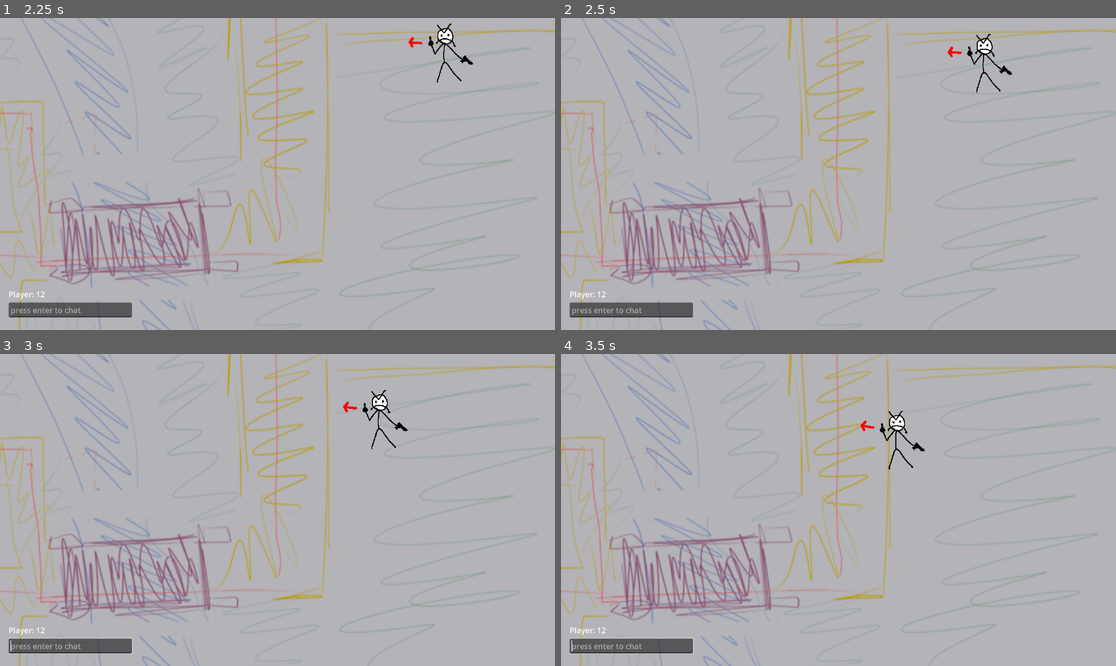
Above: before the commit, frames 1-4 (two rows, left to right).
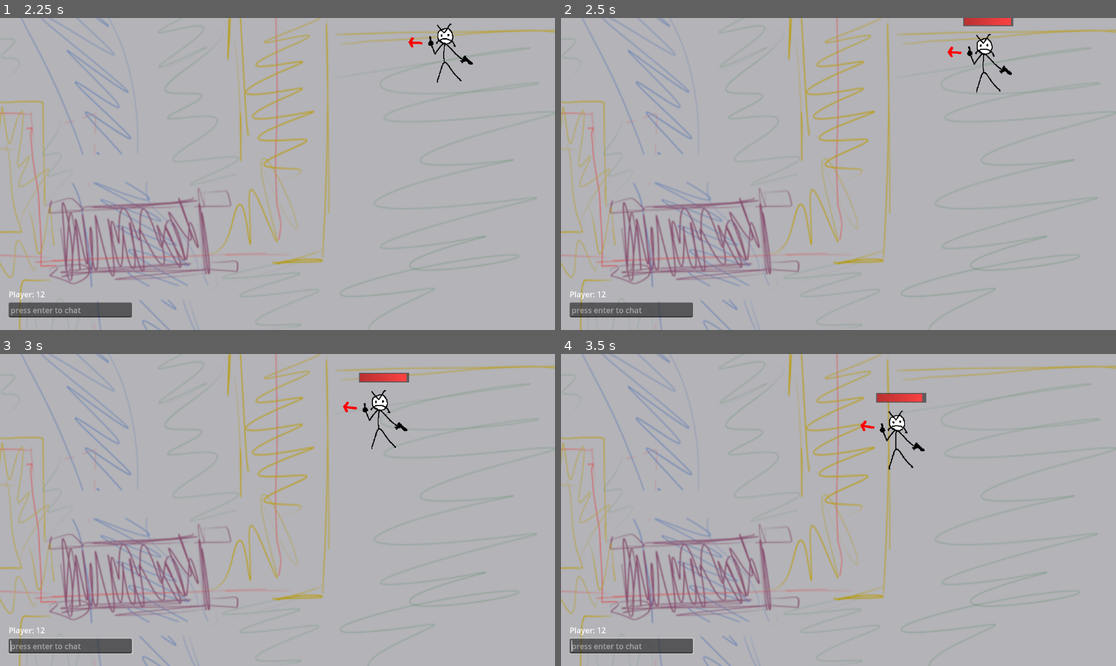
Above: after the commit, the same moments.

Repository: ndvrxd/cultism
Game: Godot game, scene res://scenes/world.tscn
Same seed, same stepped clock (60 frames per second), same inputs: the game is played once before the commit and once after it. This scene is started directly instead of the project's main scene.
Inputs (mouse positions are in pixels of both pictures, inside the frame that each line leads up to):
- Up to frame 1 (2.25 s): click (72, 311) at 0.52 s; type "12" at 0.6 s; tap Enter (Chat) at 1.25 s; move the mouse to (399, 158) at 1.27 s; hold D (right) 1.28-2.03 s; hold Down (CameraTiltDown) 1.28-2.03 s; move the mouse to (166, 189) at 2.02 s; hold S (down) from 2.03 s (still down); tap Up (CameraTiltUp) at 2.1 s
- Up to frame 2 (2.5 s): keep holding S (down)
- Up to frame 3 (3 s): move the mouse to (333, 441) at 2.77 s; release S (down) at 2.78 s; hold D (right) from 2.78 s (still down); tap Enter (Chat) at 2.85 s
- Up to frame 4 (3.5 s): keep holding D (right)

Frame 1 is identical in both runs. In frame 2, 0.2% of the frame differs, in the area x 72-82%, y 0-3%; in frame 3, 0.3%; in frame 4, 0.3%, in the area x 56-66%, y 12-16%.

Commit message:
damage & health bar
Enemies currently take damage every second for testing

Diff:
--- a/cult-game-version-0.1/NetManager.gd
+++ b/cult-game-version-0.1/NetManager.gd
@@ -95,6 +95,7 @@
 				# this only nametags an entity & considers it a player if the
 				# node name is the same as the entity name.
 				# i really need to do some cleanup around here
+			e.changeHealth.rpc_id(id, e.health, 0) # sync enemy health when player joins
 
 @rpc("any_peer", "call_local", "reliable")
 func spawnEntityRpc(scnPath:String, pos:Vector2 = Vector2.ZERO, ctlPath:String="", eName:String="", isPlayer=false):
@@ -125,7 +126,7 @@
 	await get_tree().create_timer(0.1).timeout
 	var nametag = preload("res://objects/nameTag.tscn").instantiate();
 	ebody.add_child(nametag)
-	nametag.get_child(0).position.y = (ebody.shoulderPoint.position.y - ebody.position.y) * 2
+	nametag.get_child(0).position.y = (ebody.shoulderPoint.global_position.y - ebody.global_position.y) * 2.3
 	nametag.get_child(0).text = ebody.entityName
 
 # When the server decides to start the game from a UI scene,
--- a/cult-game-version-0.1/objects/enemy.tscn
+++ b/cult-game-version-0.1/objects/enemy.tscn
@@ -20,6 +20,7 @@
 team = 2
 objPath = "res://objects/enemy.tscn"
 controllerPath = "res://objects/controllers/basic_enemy_ai.tscn"
+healthBarColor = Color(1, 0.26, 0.26, 1)
 
 [node name="shoulder" type="Node2D" parent="."]
 position = Vector2(-10, -79)
--- a/cult-game-version-0.1/objects/healthBar.tscn
+++ b/cult-game-version-0.1/objects/healthBar.tscn
@@ -11,9 +11,9 @@
 width = 100
 height = 16
 
-[node name="HealthBar" type="Node2D"]
+[node name="HealthBar" type="Node2D" groups=["upright_sprite"]]
 
-[node name="ProgressBar" type="TextureProgressBar" parent="."]
+[node name="healthbar" type="TextureProgressBar" parent="."]
 anchors_preset = 8
 anchor_left = 0.5
 anchor_top = 0.5
@@ -25,6 +25,7 @@
 offset_bottom = 10.0
 grow_horizontal = 2
 grow_vertical = 2
+pivot_offset = Vector2(52, 10)
 value = 100.0
 texture_under = SubResource("PlaceholderTexture2D_tiu1p")
 texture_progress = SubResource("GradientTexture2D_fnil8")
--- a/cult-game-version-0.1/objects/player.tscn
+++ b/cult-game-version-0.1/objects/player.tscn
@@ -15,6 +15,7 @@
 script = ExtResource("1_5qw1a")
 team = 1
 objPath = "res://objects/player.tscn"
+healthBarColor = Color(0.16, 1, 0.3, 1)
 
 [node name="CollisionShape2D" type="CollisionShape2D" parent="."]
 position = Vector2(-0.5, -49.435)
--- a/cult-game-version-0.1/objects/test_effigy.tscn
+++ b/cult-game-version-0.1/objects/test_effigy.tscn
@@ -49,6 +49,10 @@
 script = ExtResource("1_bfdly")
 team = 1
 objPath = "res://objects/test_effigy.tscn"
+healthBarColor = Color(0.8245, 0.19, 1, 1)
+
+[node name="shoulder" type="Node2D" parent="."]
+position = Vector2(0, -142)
 
 [node name="Node2D" type="Node2D" parent="." groups=["upright_sprite"]]
 y_sort_enabled = true
--- a/cult-game-version-0.1/scripts/enemy.gd
+++ b/cult-game-version-0.1/scripts/enemy.gd
@@ -1,6 +1,16 @@
 extends Entity
+
+var takeDamageIn = 1
 
 #any special functionality for the enemy can be overridden here
 func _ready():
 	super._ready();
 	stat_speed = Stat.fromBase(200);
+
+func _physics_process(delta:float):
+	super._physics_process(delta)
+	if !multiplayer.is_server(): return
+	takeDamageIn -= delta
+	if takeDamageIn < 0:
+		changeHealth.rpc(health, -3)
+		takeDamageIn = 1
--- a/cult-game-version-0.1/scripts/generic/Entity.gd
+++ b/cult-game-version-0.1/scripts/generic/Entity.gd
@@ -3,24 +3,38 @@
 # Base class for all Entities - networked actors with stats, health bars,
 # and the like. Movement code & health stuff is handled here
 
+#signals & hooks for passive items and upgrades and anything else that needs it
+signal damage_taken(amount:float, from:Entity)
+signal damage_dealt(amount:float, to:Entity)
+signal healed(amount:float, by:Entity)
+signal hit_landed(at:Vector2)
+signal killed(by:Entity)
+
 @export var entityName:String = "Entity";
 @export var team:int = 0;
 @export var objPath:String = ""
 @export var controllerPath:String = ""
-@export var controllerAttached:bool = false;
+@export var healthBarColor:Color = Color(1, 1, 1);
+var controllerAttached:bool = false;
 
-@export var moveIntent:Vector2 = Vector2.ZERO;
-@export var lookDirection:Vector2 = Vector2.UP;
+const HEALTHBAR_SCENE = "res://objects/healthBar.tscn"
+var healthBar:TextureProgressBar
+var healthBarTimer:float = 0;
+var healthBarShakeTimer:float = 0;
+
+var moveIntent:Vector2 = Vector2.ZERO;
+var lookDirection:Vector2 = Vector2.UP;
 # TODO: allow lookDirection into lookAngle conversion
 
 @export var stat_maxHp:Stat = Stat.fromBase(100);
 @export var stat_speed:Stat = Stat.fromBase(400);
 @export var stat_accel:Stat = Stat.fromBase(8.5);
+@export var stat_regen:Stat = Stat.fromBase(0);
 # "aggro" stats get used by entity controllers for target selection
 @export var stat_aggroRange:Stat = Stat.fromBase(1000);
 @export var stat_aggroNoise:Stat = Stat.fromBase(0);
 
-@export var health:float = stat_maxHp.val;
+var health:float = 1
 
 var shoulderPoint:Node2D;
 
@@ -35,18 +49,47 @@
 		add_child(temp);
 		shoulderPoint = temp;
 
+	var hbscn = preload(HEALTHBAR_SCENE).instantiate()
+	add_child(hbscn)
+	healthBar = hbscn.get_node("healthbar")
+	healthBar.position.y = (shoulderPoint.global_position.y - global_position.y) * 2
+	healthBar.tint_progress = healthBarColor
+	healthBar.visible = false;
+
+	# ensure any stat changes by child class are reflected,
+	# regardless of super._ready() being called before or after:
+	afterStatsSet.call_deferred()
+
+func afterStatsSet():
+	health = stat_maxHp.val
+
 # Called every frame. 'delta' is the elapsed time since the previous frame.
 func _process(delta: float) -> void:
 	velocity.x = move_toward(velocity.x / stat_speed.val, moveIntent.x, stat_accel.val * delta) * stat_speed.val
 	velocity.y = move_toward(velocity.y / stat_speed.val, moveIntent.y, stat_accel.val * delta) * stat_speed.val
 	move_and_slide()
 
-	if shoulderPoint:
+	if shoulderPoint: #aiming
 		shoulderPoint.look_at(shoulderPoint.global_position + lookDirection)
 
-func _physics_process(_delta: float) -> void:
+	if healthBarTimer > 0:
+		if !healthBar.visible: healthBar.visible = true
+		healthBarTimer -= delta
+		healthBar.value = (health / stat_maxHp.val) * 100
+		if healthBarShakeTimer > 0:
+			healthBarShakeTimer -= delta
+			healthBar.rotation = sin(Time.get_unix_time_from_system()*70) * healthBarShakeTimer * 0.3
+		else:
+			healthBar.rotation = 0;
+	elif healthBarTimer < 0:
+		healthBar.visible = false
+		healthBarTimer = 0
+
+func _physics_process(delta: float) -> void:
 	moveIntent = moveIntent.normalized();
 	lookDirection = lookDirection.normalized();
+	# if a controller is attached that PROBABLY means our client has control over this bitch
+	# so we need to be the one to stream the movement
 	if controllerAttached: streamMovement.rpc(global_position, moveIntent, lookDirection)
 
 # what i'm thinking is that the authority for each entity
@@ -79,21 +122,34 @@
 
 @rpc("any_peer", "call_local", "reliable")
 func chat(_msg:String) -> void:
-	pass
+	pass #I FULLY INTEND TO USE THIS OUR CURRENT CHATBOX IS PLACEHOLDER
 
 @rpc("any_peer", "call_local", "reliable")
 func spawn_something() -> void:
 	pass # idk how to make this work
 
 @rpc("any_peer", "call_local", "reliable")
-func changeHealth(by:float) -> void:
+func changeHealth(current:float, by:float, inflictor:Entity=null) -> void:
+	health = current;
 	health += by; #maybe take a moment to show a health bar above
+	healthBarTimer = 2;
+	if sign(by) == -1:
+		damage_taken.emit(-by, inflictor)
+		if inflictor != null:
+			inflictor.damage_dealt.emit(-by, self)
+		healthBarShakeTimer = 0.3
+	elif sign(by) == 1:
+		healed.emit(by, inflictor)
+	if health <= 0:
+		health = 0
+		die(inflictor)
 
 @rpc("any_peer", "call_local", "reliable")
-func die() -> void:
-	pass # ideally, remove self from the scene
+func die(killedBy:Entity=null) -> void:
+	killed.emit(killedBy)
+	queue_free() # ideally, remove self from the scene
 
-@rpc("any_peer", "call_remote", "unreliable_ordered") # netcode stuff testing ???
+@rpc("any_peer", "call_remote", "unreliable_ordered")
 func streamMovement(pos:Vector2, intent:Vector2, lookDir:Vector2):
 	global_position = pos;
 	moveIntent = intent.normalized();
Not shown, added: cult-game-version-0.1/art/sprites/isometric/bnnuy.001.png.import
Not shown, added: cult-game-version-0.1/art/sprites/isometric/bnnuy.002.png.import
Not shown, added: cult-game-version-0.1/art/sprites/isometric/bnnuy.003.png.import
Not shown, added: cult-game-version-0.1/art/sprites/isometric/bnnuy.004.png.import
Not shown, added: cult-game-version-0.1/art/sprites/isometric/bnnuy.005.png.import
Not shown, added: cult-game-version-0.1/art/sprites/isometric/bnnuy.006.png.import
Not shown, added: cult-game-version-0.1/art/sprites/isometric/bnnuy.007.png.import
Not shown, added: cult-game-version-0.1/art/sprites/isometric/bnnuy.008.png.import
Not shown, added: cult-game-version-0.1/art/sprites/leveled/bnnuy.001.png.import
Not shown, added: cult-game-version-0.1/art/sprites/leveled/bnnuy.002.png.import
Not shown, added: cult-game-version-0.1/art/sprites/leveled/bnnuy.003.png.import
Not shown, added: cult-game-version-0.1/art/sprites/leveled/bnnuy.004.png.import
(and 4 more such lines)
